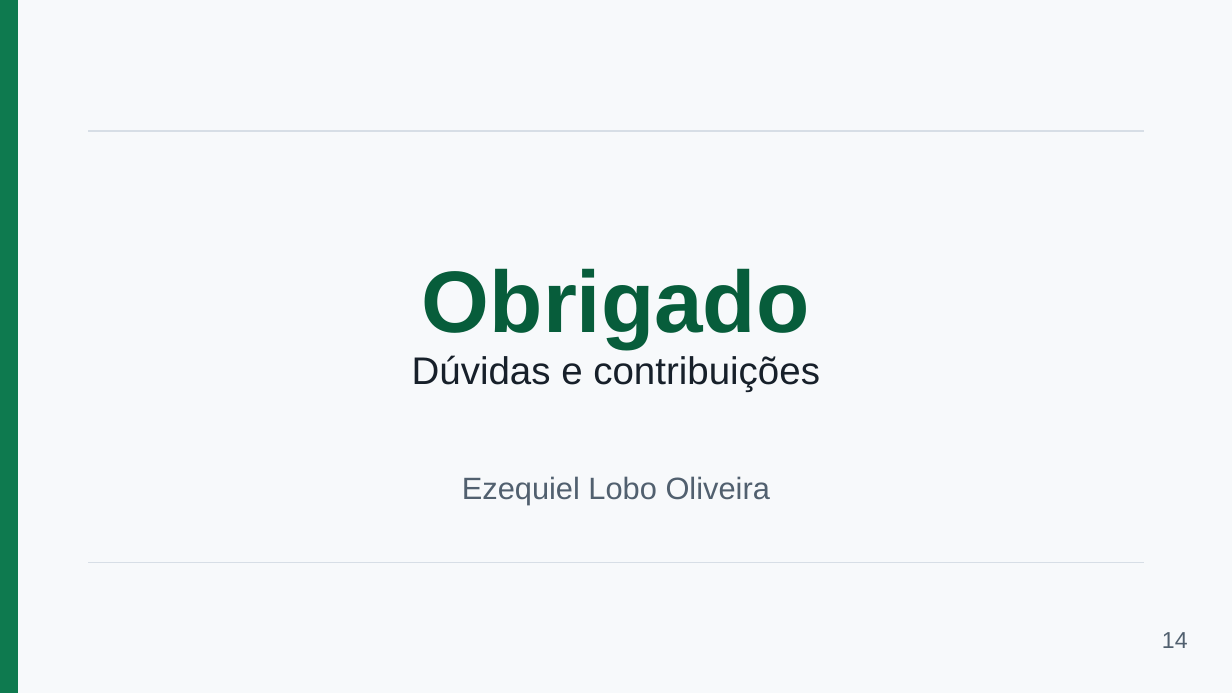
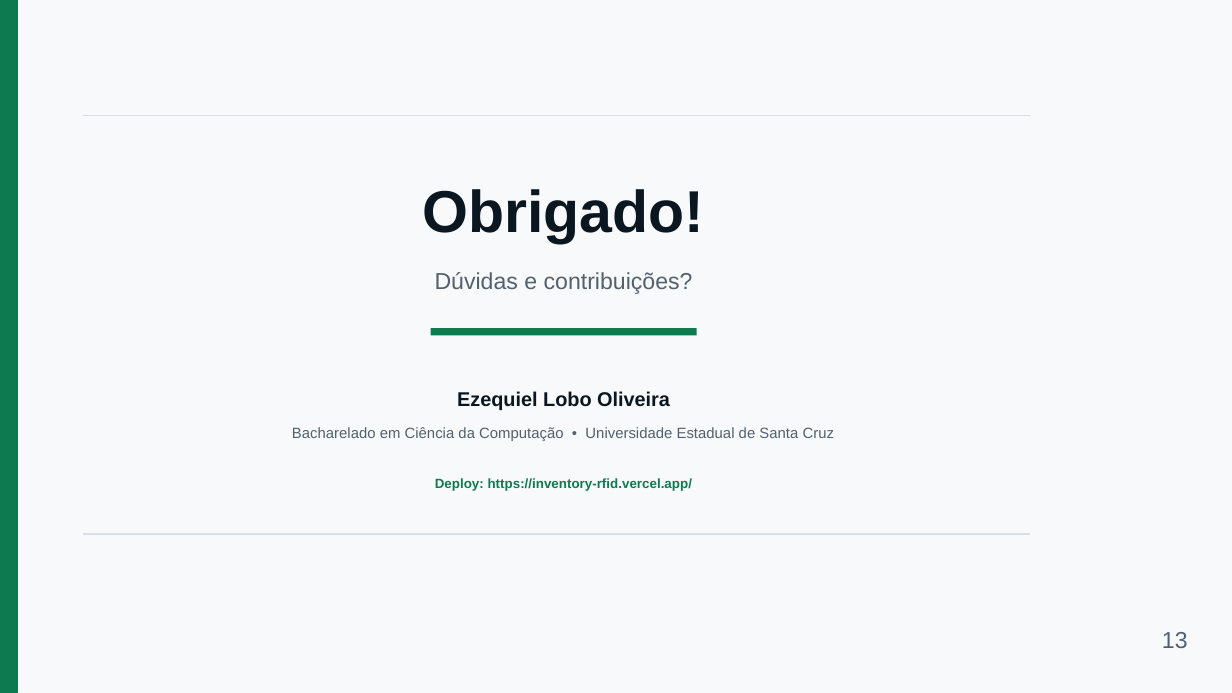
Before and after one commit to EzekLobo/InventoryRFID, a slide deck: slide 13 of docs/tcc/apresentacao-inventoryrfid-15min.pptx (slide 14 before the commit). Drawn at 1232x693 pixels with LibreOffice and Linux fonts; fonts in the diff are those of the drawing. Boxes give left, top, right and bottom in pixels: in the first picture for what was removed or moved away, otherwise in the second. Text is boxed around its words. In the diff, an @@ line names an element or a change of style, - is before the commit and + after.

Commit message:
docs(slides): add concise presentation script for InventoryRFID

```diff
--- a/docs/tcc/apresentacao-inventoryrfid-15min.pptx
+++ b/docs/tcc/apresentacao-inventoryrfid-15min.pptx
@@ line added from (83, 116) to (1031, 116), #D7DEE6 1 pt @@
@@ rectangle removed at (89, 131, 1144, 132) @@
@@ text at (423, 189, 705, 243): text changed; size 68 to 46 pt; text colour #075D3B to #0B1720 @@
-Obrigado
+Obrigado!
@@ text at (435, 272, 693, 294): text changed; size 30 to 18 pt; text colour #17202A to #52616D @@
-Dúvidas e contribuições
+Dúvidas e contribuições?
@@ rectangle added at (431, 328, 697, 335), fill #0E7A4F @@
@@ text "Ezequiel Lobo Oliveira": place and size @@
-text "Ezequiel Lobo Oliveira" at (462, 476, 770, 504)
+text "Ezequiel Lobo Oliveira" at (457, 391, 670, 410)
@@ text "Ezequiel Lobo Oliveira" at (457, 391, 670, 410): size 24 to 15.5 pt, text colour #51606F to #0B1720, bold on @@
@@ text added at (292, 427, 834, 441), 11.6 pt, text #52616D @@
+Bacharelado em Ciência da Computação • Universidade Estadual de Santa Cruz
@@ text added at (435, 478, 692, 491), 10.4 pt, text #0E7A4F, bold @@
+Deploy: https://inventory-rfid.vercel.app/
@@ line added from (83, 534) to (1031, 534), #D7DEE6 1 pt @@
@@ rectangle removed at (89, 562, 1144, 563) @@
@@ text at (1162, 632, 1188, 648): text changed @@
-14
+13
```
Also in this commit, not shown: 10 other slides changed, 2 slides added, 3 slides removed, 2 other files.
